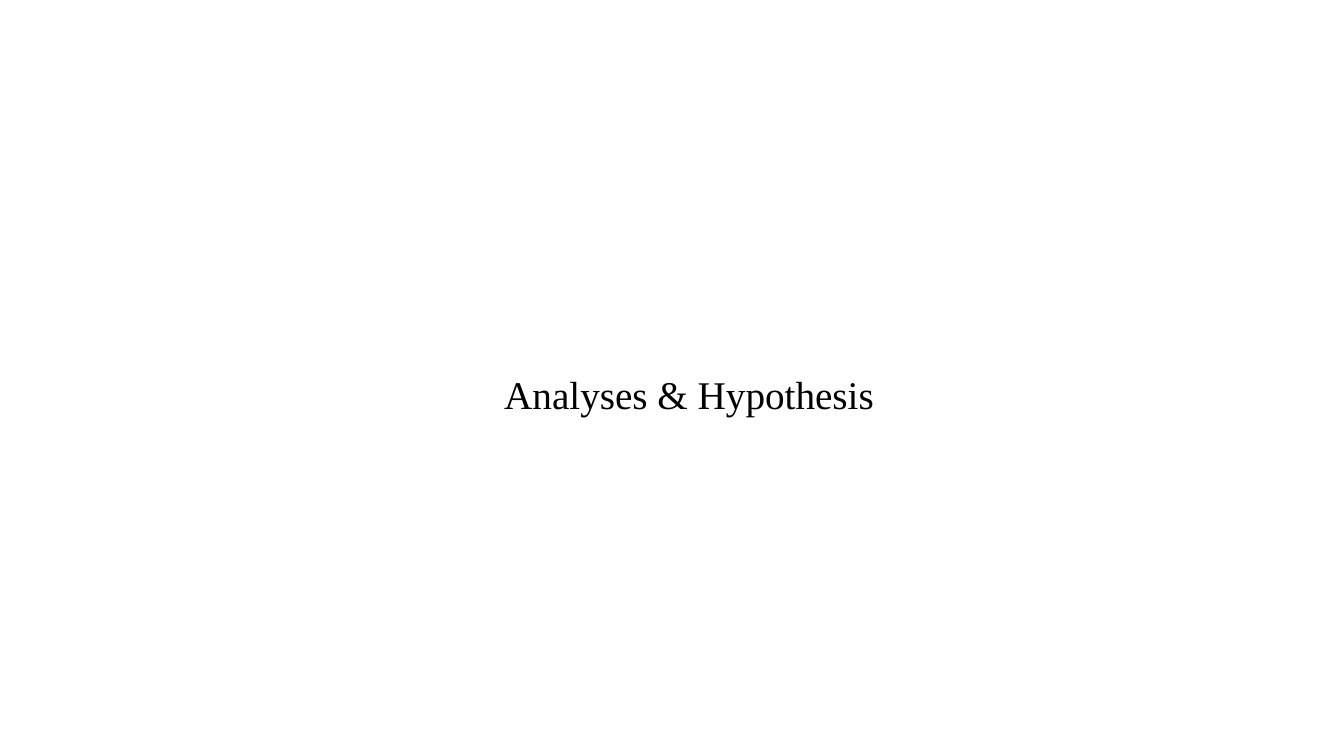
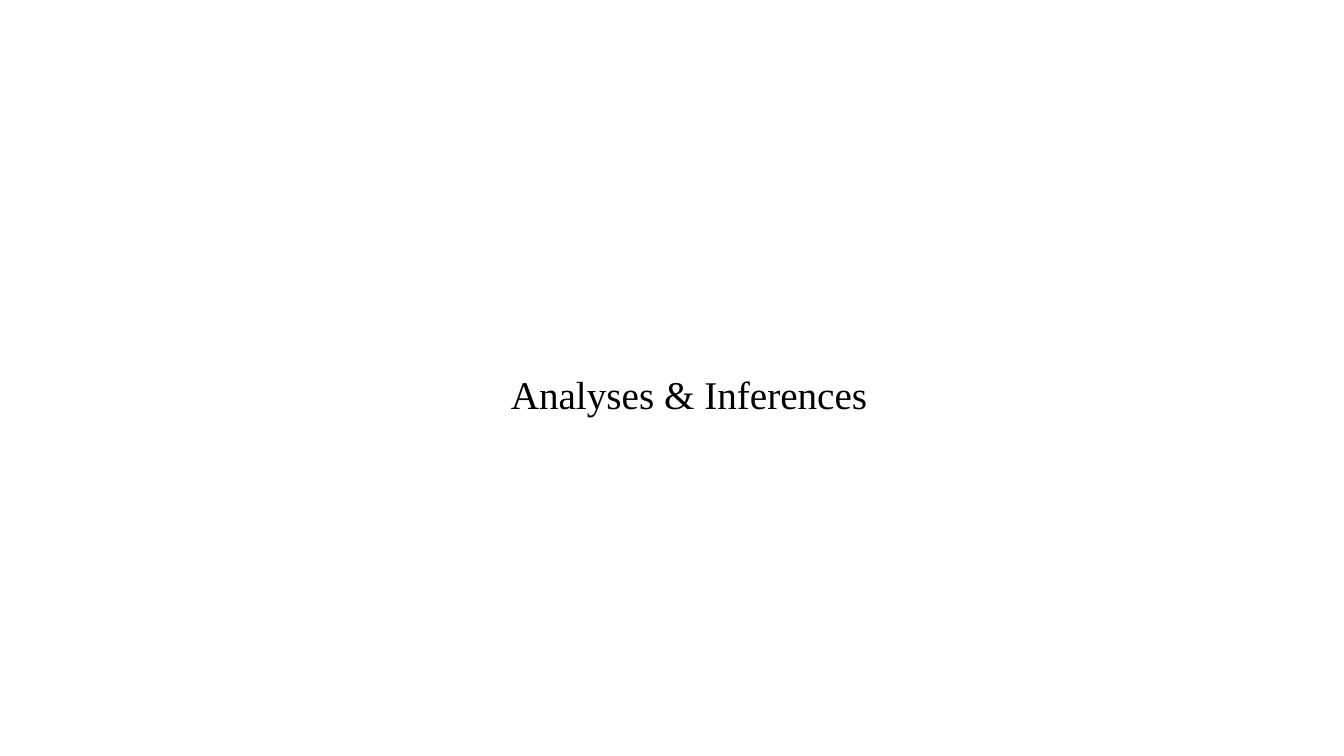
Before and after one commit to Nanditha-G-N/Machine-Learning-Case-Studies, a slide deck: slide 7 of case-study-2/Loan Default case study findings.pptx. Drawn at 1344x756 pixels with LibreOffice and Linux fonts; fonts in the diff are those of the drawing; background and template pictures are left out. Boxes give left, top, right and bottom in pixels: in the first picture for what was removed or moved away, otherwise in the second. Text is boxed around its words. In the diff, an @@ line names an element or a change of style, - is before the commit and + after.

```diff
--- a/case-study-2/Loan Default case study findings.pptx
+++ b/case-study-2/Loan Default case study findings.pptx
@@ text at <box>511,381,867,417</box>: text changed @@
-Analyses & Hypothesis
+Analyses & Inferences
```
Also in this commit, not shown: 7 other slides changed, 1 slide added.
